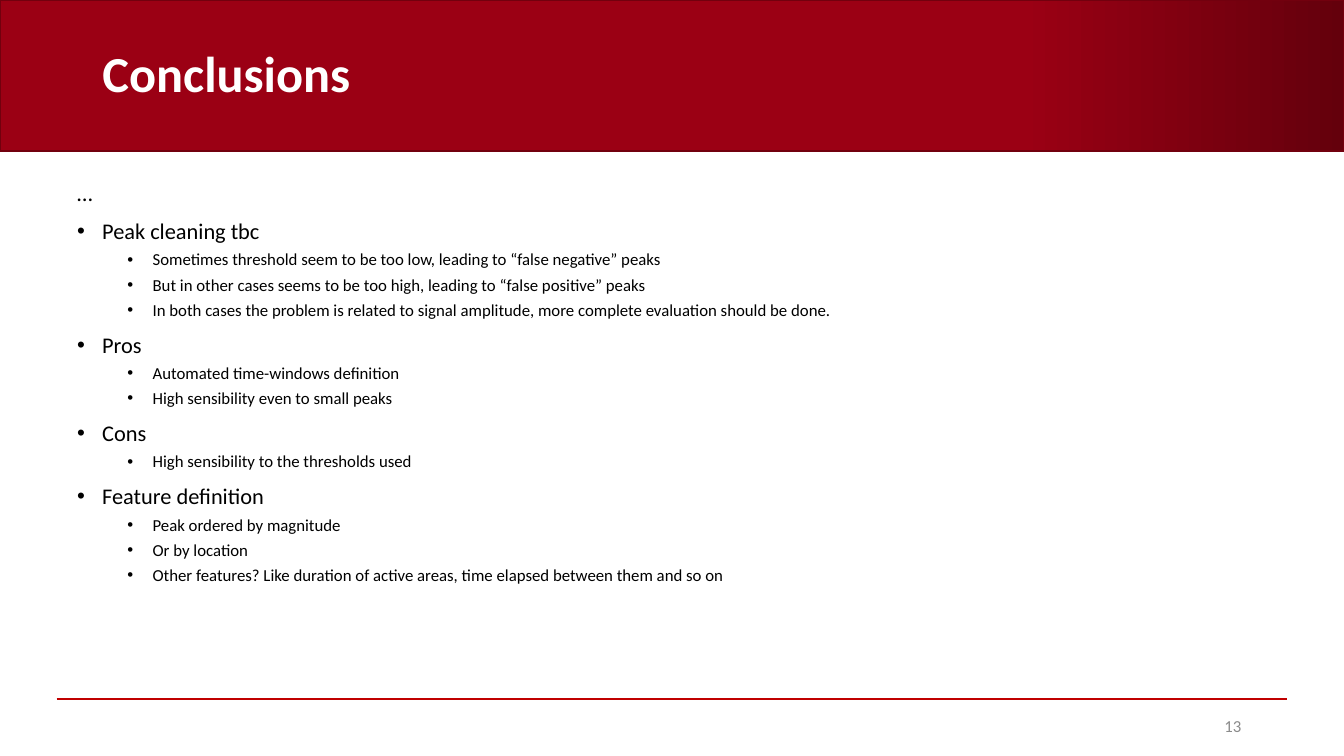
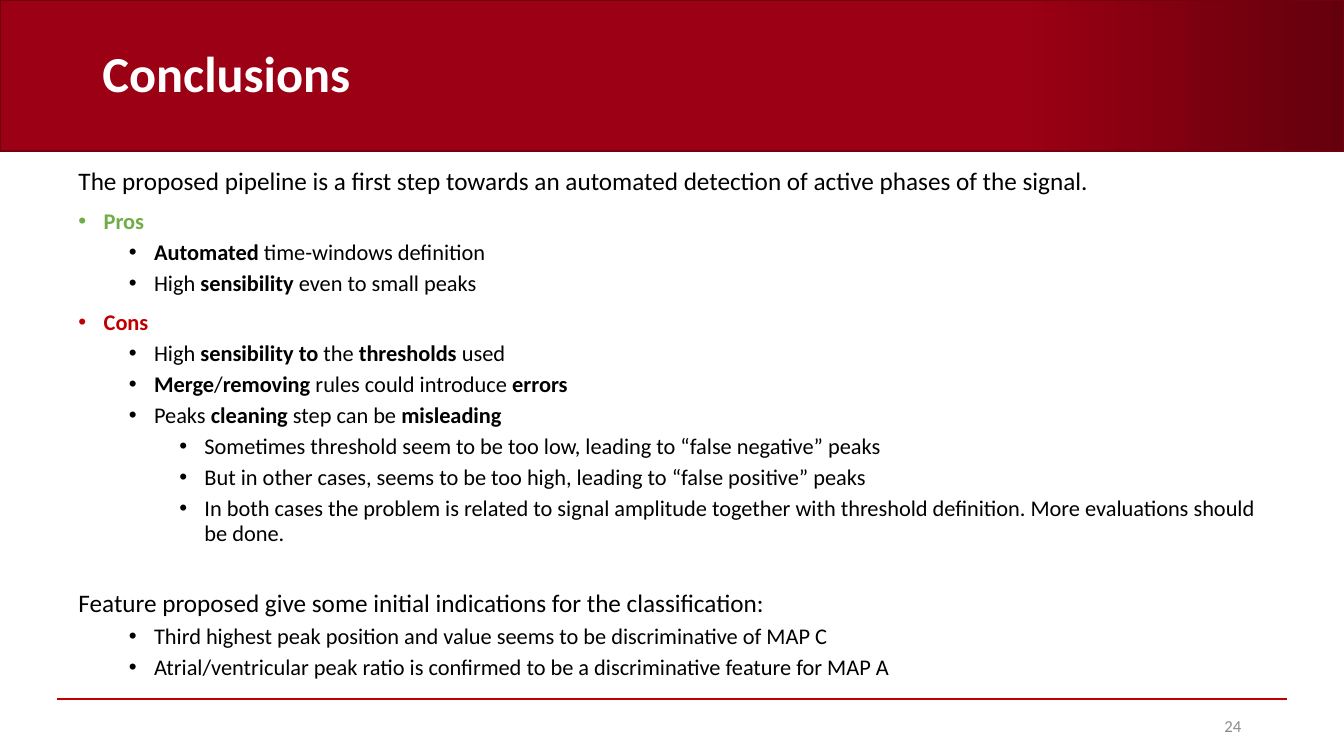
Before and after one commit to AndreaCorrado00/Tesi_magistrale_Corrado_Andrea, a slide deck: slide 24 of Documentation/7. Envelope analysis.pptx (slide 13 before the commit). Drawn at 1344x756 pixels with LibreOffice and Linux fonts; fonts in the diff are those of the drawing; background and template pictures are left out. Boxes give left, top, right and bottom in pixels: in the first picture for what was removed or moved away, otherwise in the second. Text is boxed around its words. In the diff, an @@ line names an element or a change of style, - is before the commit and + after.

Commit message:
presentation V1 done

```diff
--- a/Documentation/7. Envelope analysis.pptx
+++ b/Documentation/7. Envelope analysis.pptx
@@ text "The proposed pipeline is a ..." moved from (x1=102, y1=223, x2=830, y2=584) to (x1=78, y1=172, x2=1255, y2=679) @@
@@ text at (x1=78, y1=172, x2=1088, y2=195): text changed; size 12 to 18 pt @@
-…
-• Peak cleaning tbc
-  • Sometimes threshold seem to be too low, leading to “false negative” peaks
-  • But in other cases seems to be too high, leading to “false positive” peaks
-  • In both cases the problem is related to signal amplitude, more complete evaluation should be done.
+The proposed pipeline is a first step towards an automated detection of active phases of the signal.
@@ text at (x1=104, y1=214, x2=505, y2=365): text colour #000000 to #70AD47 in "Pros"; bold on in "Pros", "Automated", "sensibility", "Cons" and 1 more places; size 12 to 16 pt in "Automated time-windows definition", "High sensibility even to small peaks", "High sensibility to the thresholds used"; text colour #000000 to #C00000 in "Cons" @@
@@ text at (x1=78, y1=376, x2=1255, y2=679): text changed; size 12 to 16 pt @@
-• Feature definition
-  • Peak ordered by magnitude
-  • Or by location
-  • Other features? Like duration of active areas, time elapsed between them and so on
+  • Merge/removing rules could introduce errors
+  • Peaks cleaning step can be misleading
+    • Sometimes threshold seem to be too low, leading to “false negative” peaks
+    • But in other cases, seems to be too high, leading to “false positive” peaks
+    • In both cases the problem is related to signal amplitude together with threshold definition. More evaluations should be done.
+Feature proposed give some initial indications for the classification:
+  • Third highest peak position and value seems to be discriminative of MAP C
+  • Atrial/ventricular peak ratio is confirmed to be a discriminative feature for MAP A
@@ page number at (x1=1224, y1=721, x2=1241, y2=732): text changed @@
-13
+24
```
Also in this commit, not shown: 1 other slide changed, 11 slides added, 16 other files.
